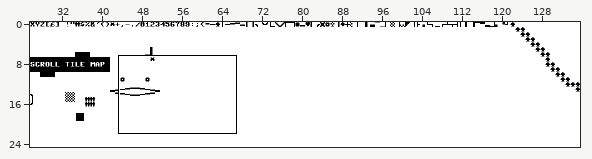
One commit to this Tiled map: resources/tile-map.tmx. Above, an overview of the earlier version with the close-up marked.
Close-up. Old version:
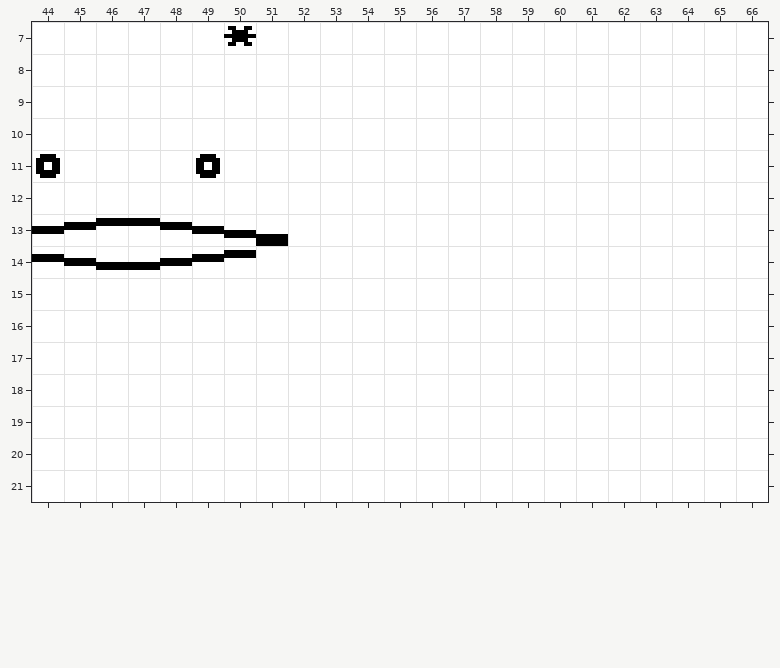
Cells are 8x8 px. Shown: x 44..66, y 7..21.
And afterwards:
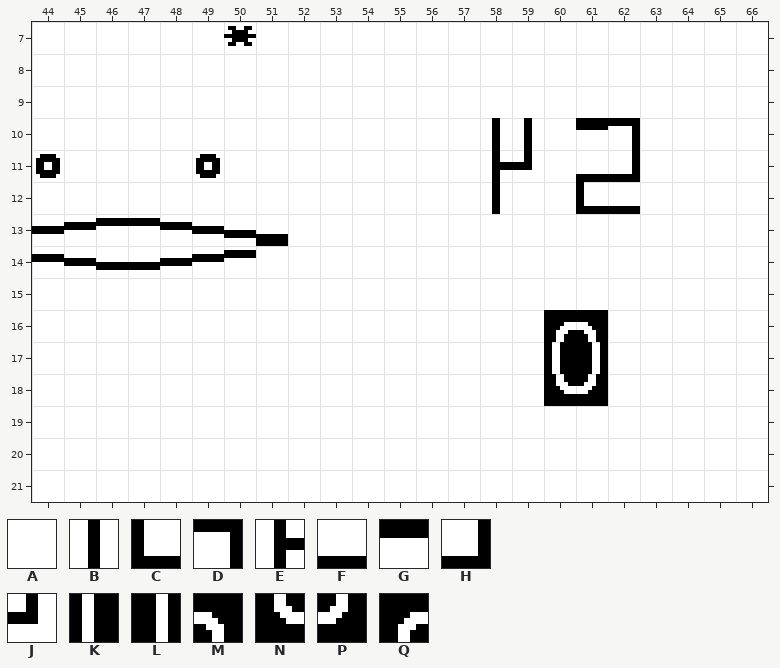
Key: from "charset-1": A 32, B 66, C 76, D 80, E 107, F 111, G 120, H 122, J 125, K 199, L 200, M 201, N 202, P 203, Q 213.
_ is an empty cell.
Tiles replaced or removed in this view: A.
Change:
Changed rows in their new state; . is an unchanged cell.
Layer "Tile Layer 1":
first column x 58:
10 BB.GD
11 EJ.FH
12 B..CF
first column x 60:
16 QM
17 KL
18 NP
Pixel boxes of the changes (left, top, right, bottom) in both close-ups:
changed: (492, 118, 532, 214)
changed: (576, 118, 640, 214)
changed: (544, 310, 608, 406)
